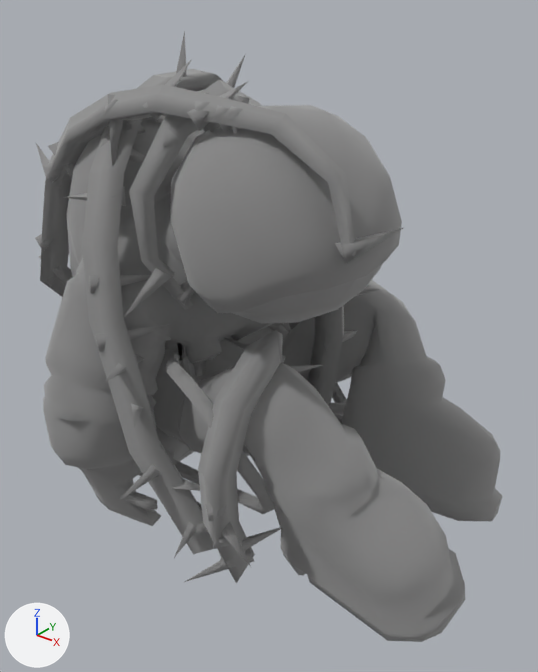
The FBX model Horror/Assets/Graphics/TreeLevel/DeadGuys/Dead_guy_2.fbx: old version first, new version second.
Both versions are drawn from a 50 mm camera at (3.17, -8.36, 3.56) aimed at (0.09, -4.51, 1.17). Every picture has the same lights, and +X, +Y and +Z are marked at lower left. Where no turn or scale is listed for an object, it has been applied to the vertices.

Names of what the first picture shows: 'Merged_PM3D_Cube3D2_3.010'.
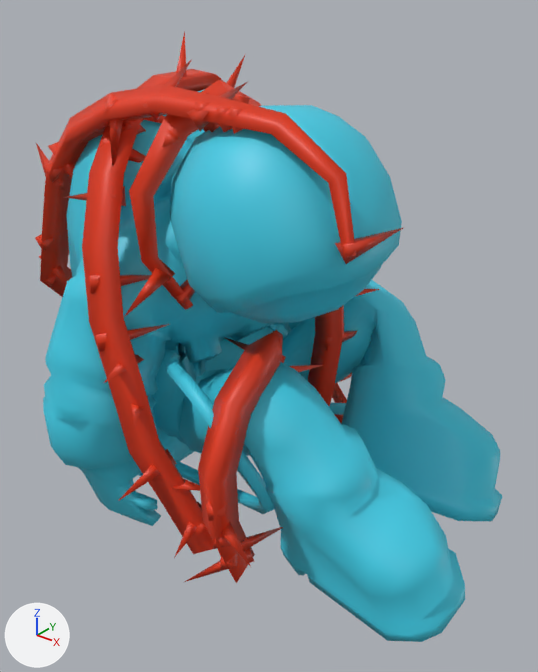
Commit message: fix: dead guys in tree level

Boxes [x1, y1, x2, y2] around the edits, measured in the pictures (538 x 672 px):
part 1 of me_merged_pm3d_cube3d2_3_012, recoloured (grey to cyan)
    both: [43, 89, 502, 642]
part 2 of me_merged_pm3d_cube3d2_3_012, recoloured (grey to red)
    both: [35, 31, 405, 583]

The change, as a list of edits to the scene's bpy script:
```text
Add mat_material_pnacza:
    mat_material_pnacza = principled_material('Material_Pnacza')
    mat_material_pnacza.base_color = (0.8, 0.0427, 0.00856)  # red #e73a17
Add mat_material_skafander:
    mat_material_skafander = principled_material('Material_Skafander')
    mat_material_skafander.base_color = (0.0506, 0.617, 0.8)  # cyan #40cee7
Change me_merged_pm3d_cube3d2_3_012:
    where me_merged_pm3d_cube3d2_3_012.from_pydata(...)  # 2143 vertices, 3662 faces; spans x -1.96..1.93, y -1.6..1.59, z -0.25..3.22
    used by ob_merged_pm3d_cube3d2_3_010; location = (0.0, -4.388, 0.0)
    me_merged_pm3d_cube3d2_3_012 part 1: 3210 of the faces centred in x -1.55..1.92, y -1.54..1.57, z -0.23..2.87 switch from mat_shading_003 (grey #bcbcbc) to mat_material_skafander (cyan #40cee7)
    me_merged_pm3d_cube3d2_3_012 part 2: 452 of the faces centred in x -1.76..1.23, y -1.38..1.32, z -0.07..2.94 switch from mat_shading_003 (grey #bcbcbc) to mat_material_pnacza (red #e73a17)
```
